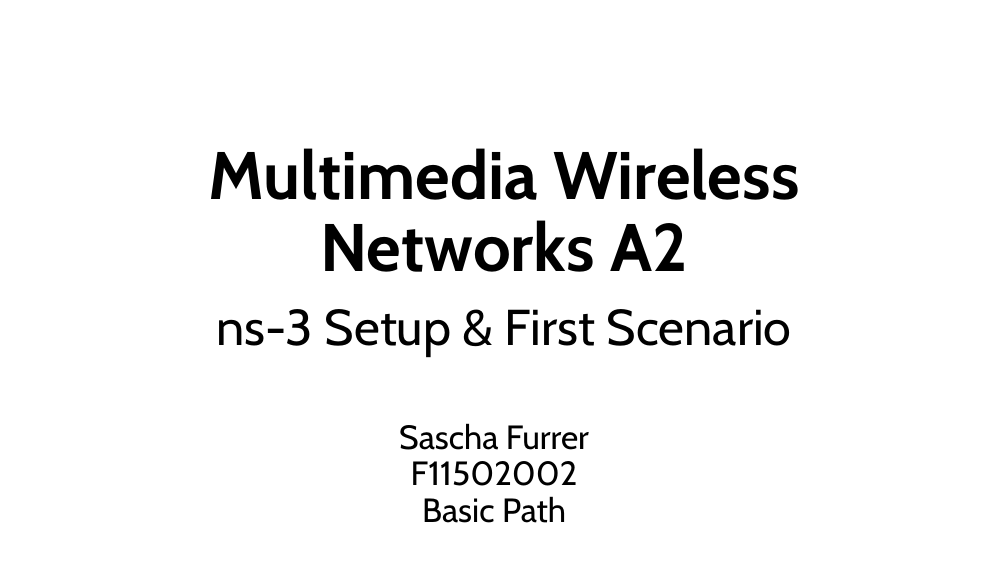
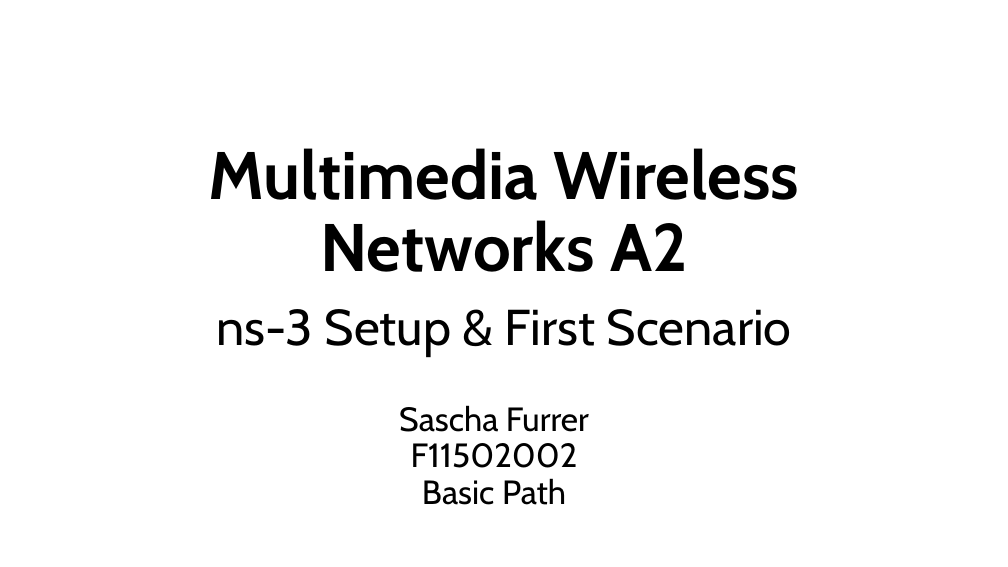
Before and after one commit to sascha271828/MWN-2026-F11502002-Sascha, a slide deck: slide 1 of A2-ns3-setup/slides/F11502002-Sascha-slides.pptx. Drawn at 1008x567 pixels with LibreOffice and Linux fonts; fonts in the diff are those of the drawing. Boxes give left, top, right and bottom in pixels: in the first picture for what was removed or moved away, otherwise in the second. Text is boxed around its words. In the diff, an @@ line names an element or a change of style, - is before the commit and + after.

```diff
--- a/A2-ns3-setup/slides/F11502002-Sascha-slides.pptx
+++ b/A2-ns3-setup/slides/F11502002-Sascha-slides.pptx
@@ text "Sascha Furrer F11502002 Basic Path": place and size @@
-text "Sascha Furrer F11502002 Basic Path" at (399,423,589,523)
+text "Sascha Furrer F11502002 Basic Path" at (399,405,589,505)
```
Also in this commit, not shown: 3 other slides changed, 3 slides added, 1 slide removed, 2 other files.
